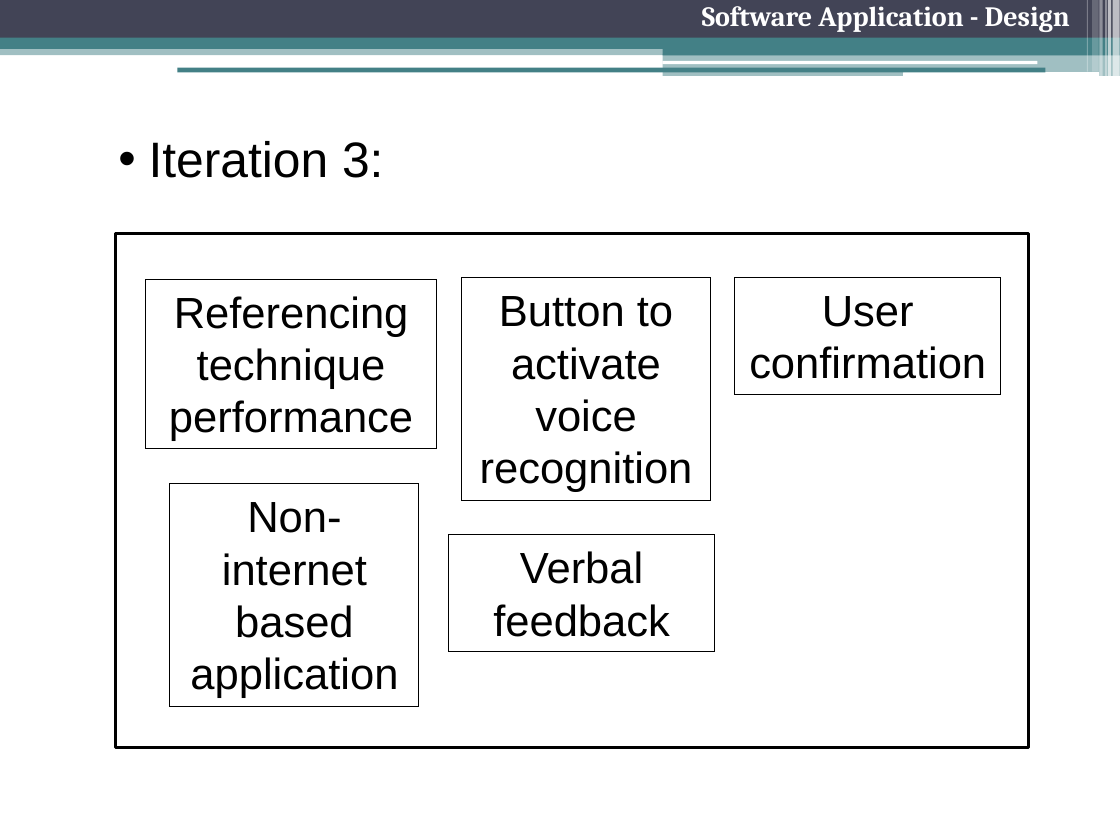
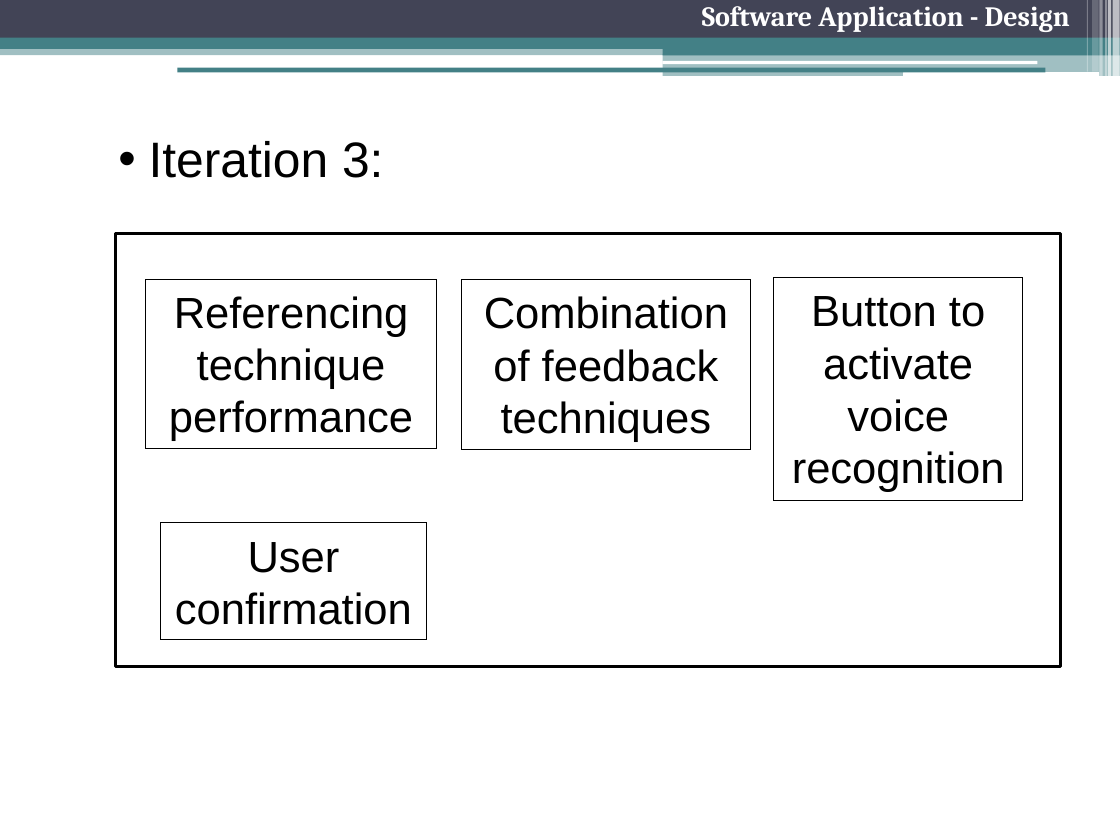
Before and after one commit to freecole/Lab-project, a slide deck: slide 12 of Presentation/2 Nov/Final Presentation.pptx (slide 10 before the commit). Drawn at 1120x840 pixels with LibreOffice and Linux fonts; fonts in the diff are those of the drawing. Boxes give left, top, right and bottom in pixels: in the first picture for what was removed or moved away, otherwise in the second. Text is boxed around its words. In the diff, an @@ line names an element or a change of style, - is before the commit and + after.

```diff
--- a/Presentation/2 Nov/Final Presentation.pptx
+++ b/Presentation/2 Nov/Final Presentation.pptx
@@ rectangle: place and size @@
-rectangle at <box>115,233,1028,747</box>
+rectangle at <box>115,233,1061,666</box>
@@ rectangle added at <box>461,280,752,449</box>, outline #000000 0.75 pt, 28 pt, text #000000 @@
+Combination of feedback techniques
@@ rectangle "Button to activate voice recognition": place and size @@
-rectangle "Button to activate voice recognition" at <box>461,278,710,501</box>
+rectangle "Button to activate voice recognition" at <box>774,278,1023,501</box>
@@ rectangle removed at <box>170,484,419,707</box> @@
-Non-internet based application
@@ rectangle "User confirmation": place and size @@
-rectangle "User confirmation" at <box>735,278,1000,394</box>
+rectangle "User confirmation" at <box>160,523,426,640</box>
@@ rectangle removed at <box>449,535,715,652</box> @@
-Verbal feedback
```
Also in this commit, not shown: 22 other slides changed, 2 slides added, 1 slide removed.
